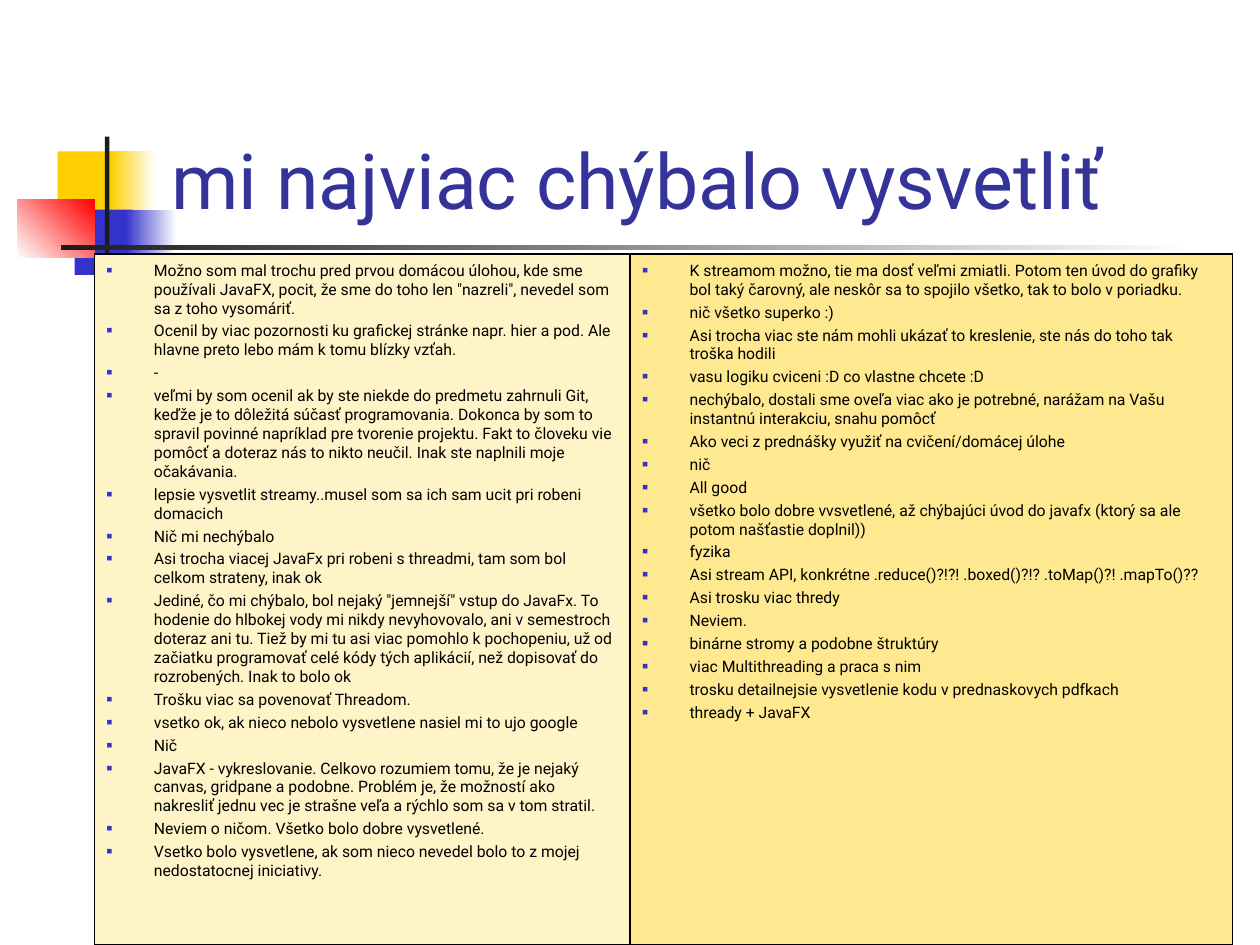
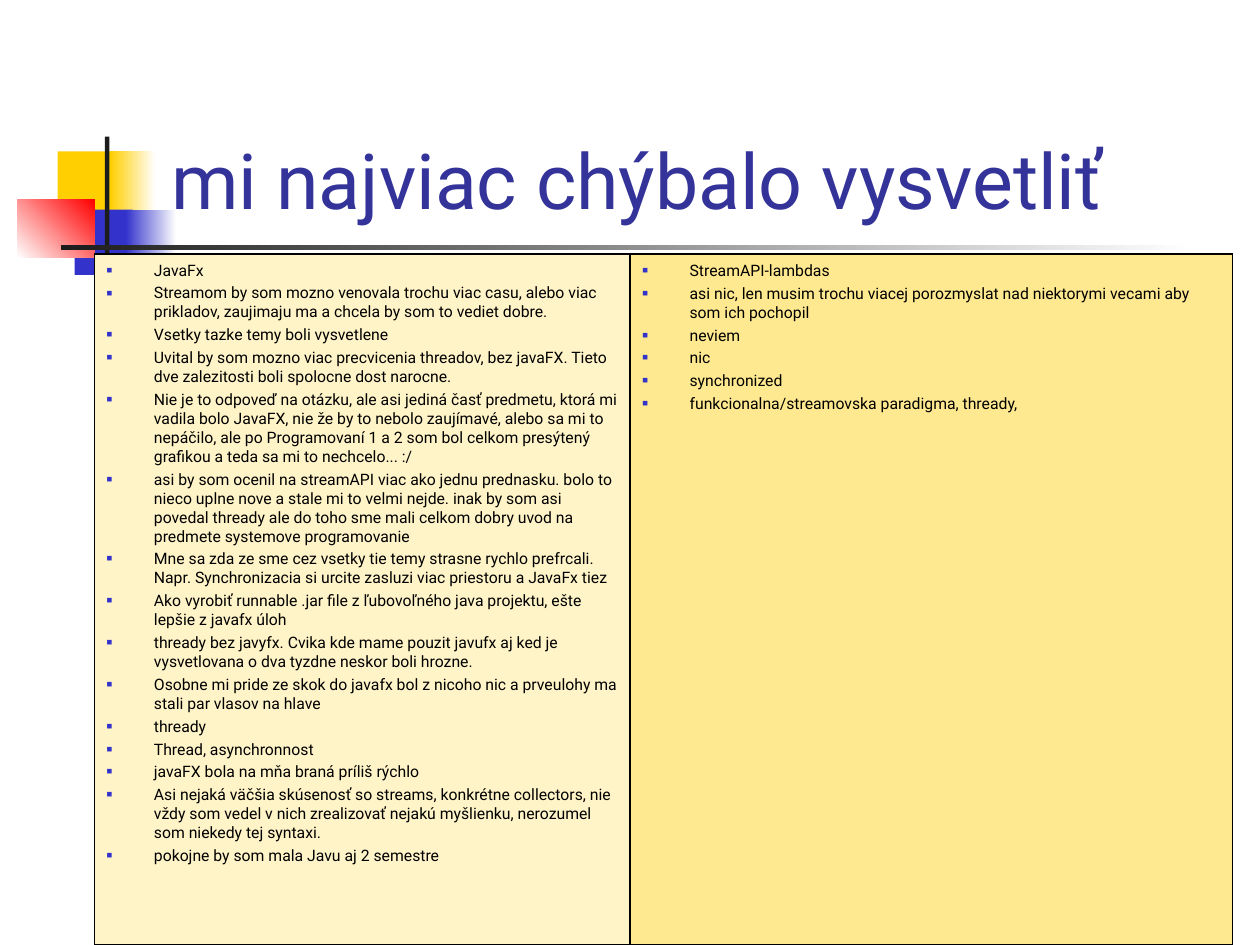
Before and after one commit to Programovanie4/Prednasky, a slide deck: slide 12 of 13/grandfinale.ppt (slide 13 before the commit). Drawn at 1260x945 pixels with LibreOffice and Linux fonts; fonts in the diff are those of the drawing. Boxes give left, top, right and bottom in pixels: in the first picture for what was removed or moved away, otherwise in the second. Text is boxed around its words. In the diff, an @@ line names an element or a change of style, - is before the commit and + after.

```diff
--- a/13/grandfinale.ppt
+++ b/13/grandfinale.ppt
@@ text in rectangle at <box>154,264,617,865</box>: text changed @@
-■ Možno som mal trochu pred prvou domácou úlohou, kde sme používali JavaFX, pocit, že sme do toho len "nazreli", nevedel som sa z toho vysomáriť.
-■ Ocenil by viac pozornosti ku grafickej stránke napr. hier a pod. Ale hlavne preto lebo mám k tomu blízky vzťah.
-■ -
-■ veľmi by som ocenil ak by ste niekde do predmetu zahrnuli Git, keďže je to dôležitá súčasť programovania. Dokonca by som to spravil povinné napríklad pre tvorenie projektu. Fakt to človeku vie pomôcť a doteraz nás to nikto neučil. Inak ste naplnili moje očakávania.
-■ lepsie vysvetlit streamy..musel som sa ich sam ucit pri robeni domacich
-■ Nič mi nechýbalo
-■ Asi trocha viacej JavaFx pri robeni s threadmi, tam som bol celkom strateny, inak ok
-■ Jediné, čo mi chýbalo, bol nejaký "jemnejší" vstup do JavaFx. To hodenie do hlbokej vody mi nikdy nevyhovovalo, ani v semestroch doteraz ani tu. Tiež by mi tu asi viac pomohlo k pochopeniu, už od začiatku programovať celé kódy tých aplikácií, než dopisovať do rozrobených. Inak to bolo ok
-■ Trošku viac sa povenovať Threadom.
-■ vsetko ok, ak nieco nebolo vysvetlene nasiel mi to ujo google
-■ Nič
-■ JavaFX - vykreslovanie. Celkovo rozumiem tomu, že je nejaký canvas, gridpane a podobne. Problém je, že možností ako nakresliť jednu vec je strašne veľa a rýchlo som sa v tom stratil.
-■ Neviem o ničom. Všetko bolo dobre vysvetlené.
-■ Vsetko bolo vysvetlene, ak som nieco nevedel bolo to z mojej nedostatocnej iniciativy.
+■ JavaFx
+■ Streamom by som mozno venovala trochu viac casu, alebo viac prikladov, zaujimaju ma a chcela by som to vediet dobre.
+■ Vsetky tazke temy boli vysvetlene
+■ Uvital by som mozno viac precvicenia threadov, bez javaFX. Tieto dve zalezitosti boli spolocne dost narocne.
+■ Nie je to odpoveď na otázku, ale asi jediná časť predmetu, ktorá mi vadila bolo JavaFX, nie že by to nebolo zaujímavé, alebo sa mi to nepáčilo, ale po Programovaní 1 a 2 som bol celkom presýtený grafikou a teda sa mi to nechcelo... :/
+■ asi by som ocenil na streamAPI viac ako jednu prednasku. bolo to nieco uplne nove a stale mi to velmi nejde. inak by som asi povedal thready ale do toho sme mali celkom dobry uvod na predmete systemove programovanie
+■ Mne sa zda ze sme cez vsetky tie temy strasne rychlo prefrcali. Napr. Synchronizacia si urcite zasluzi viac priestoru a JavaFx tiez
+■ Ako vyrobiť runnable .jar file z ľubovoľného java projektu, ešte lepšie z javafx úloh
+■ thready bez javyfx. Cvika kde mame pouzit javufx aj ked je vysvetlovana o dva tyzdne neskor boli hrozne.
+■ Osobne mi pride ze skok do javafx bol z nicoho nic a prveulohy ma stali par vlasov na hlave
+■ thready
+■ Thread, asynchronnost
+■ javaFX bola na mňa braná príliš rýchlo
+■ Asi nejaká väčšia skúsenosť so streams, konkrétne collectors, nie vždy som vedel v nich zrealizovať nejakú myšlienku, nerozumel som niekedy tej syntaxi.
+■ pokojne by som mala Javu aj 2 semestre
@@ text in rectangle at <box>690,264,1190,413</box>: text changed @@
-■ K streamom možno, tie ma dosť veľmi zmiatli. Potom ten úvod do grafiky bol taký čarovný, ale neskôr sa to spojilo všetko, tak to bolo v poriadku.
-■ nič všetko superko :)
-■ Asi trocha viac ste nám mohli ukázať to kreslenie, ste nás do toho tak troška hodili
-■ vasu logiku cviceni :D co vlastne chcete :D
-■ nechýbalo, dostali sme oveľa viac ako je potrebné, narážam na Vašu instantnú interakciu, snahu pomôcť
-■ Ako veci z prednášky využiť na cvičení/domácej úlohe
-■ nič
-■ All good
-■ všetko bolo dobre vvsvetlené, až chýbajúci úvod do javafx (ktorý sa ale potom našťastie doplnil))
-■ fyzika
-■ Asi stream API, konkrétne .reduce()?!?! .boxed()?!? .toMap()?! .mapTo()??
-■ Asi trosku viac thredy
-■ Neviem.
-■ binárne stromy a podobne štruktúry
-■ viac Multithreading a praca s nim
-■ trosku detailnejsie vysvetlenie kodu v prednaskovych pdfkach
-■ thready + JavaFX
+■ StreamAPI-lambdas
+■ asi nic, len musim trochu viacej porozmyslat nad niektorymi vecami aby som ich pochopil
+■ neviem
+■ nic
+■ synchronized
+■ funkcionalna/streamovska paradigma, thready,
```
Also in this commit, not shown: 9 other slides changed, 11 slides added, 8 slides removed, 4 other files.
